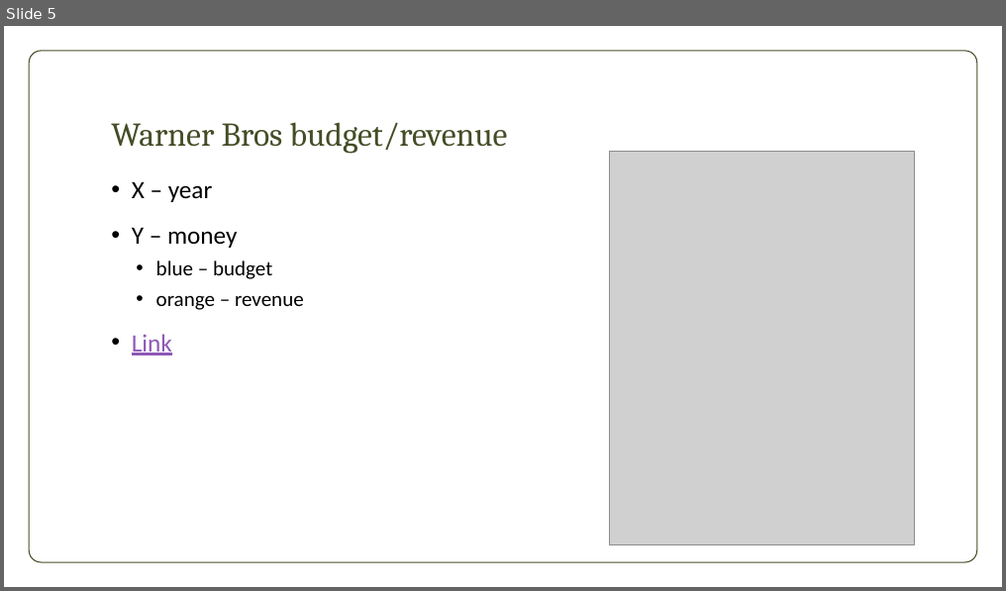
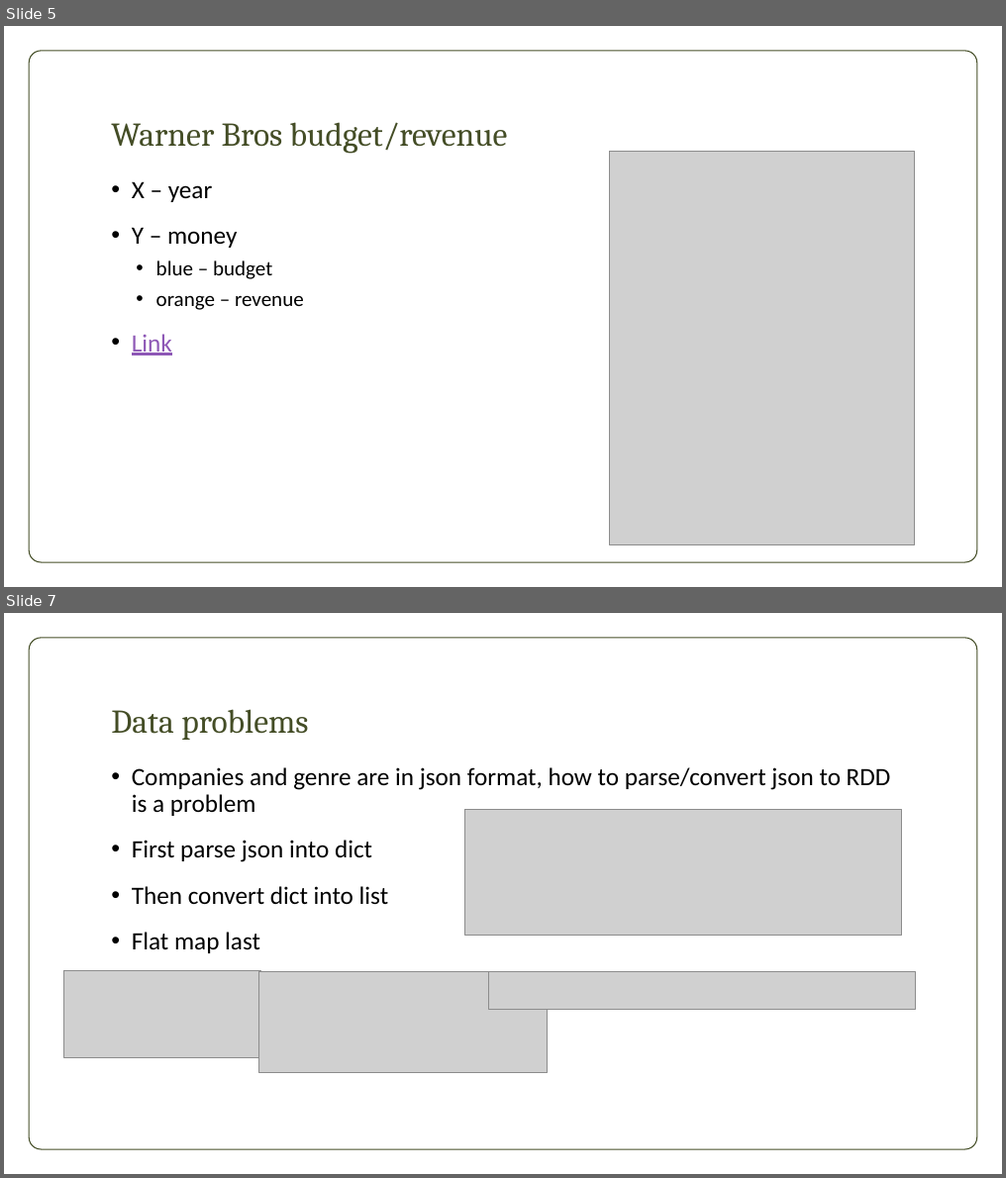
Before and after one commit to Jackie-VC/bdt_movies, a slide deck: movie.pptx. Shown one above the other, each under a label of ours: slide 5 before the commit, slides 5 and 7 after it; the slides between them are not shown. The pictures are 1006x591 and 1006x1178 pixels, drawn with LibreOffice and Linux fonts; fonts in the diff are those of the drawing; grey boxes stand for pictures; background and template pictures are left out. Boxes give left, top, right and bottom in pixels: in the first picture for what was removed or moved away, otherwise in the second. Text is boxed around its words. In the diff, an @@ line names an element or a change of style, - is before the commit and + after.

```diff
--- a/movie.pptx
+++ b/movie.pptx
@@ slide 7 added at <box>4,613,1002,1174</box>, background picture (left out); not listed: 1 template element that a slide beside it also shows @@
@@ title added at <box>111,709,308,740</box>, 32 pt, text #444D26 @@
+Data problems
@@ text added at <box>132,767,891,954</box>, 24 pt, text #000000 @@
+• Companies and genre are in json format, how to parse/convert json to RDD is a problem
+• First parse json into dict
+• Then convert dict into list
+• Flat map last
@@ picture added at <box>465,810,902,936</box> @@
@@ picture added at <box>63,970,261,1058</box> @@
@@ picture added at <box>258,972,547,1073</box> @@
@@ picture added at <box>489,972,916,1010</box> @@
```
Also in this commit, not shown: 2 other slides added, 1 slide removed.
